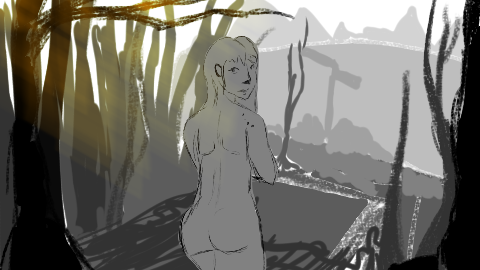
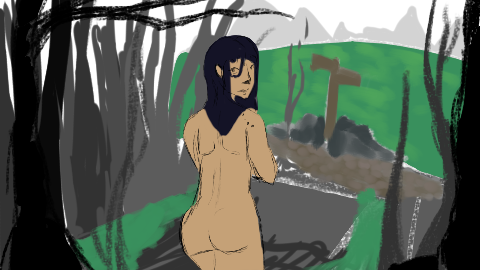
Layer changes from the first w=480, h=270 image to the second:
hid "light", painted on it over [0, 0, 256, 192]
painted on "foreground" over [0, 0, 468, 270]
painted on "nearforeground" over [64, 0, 468, 270]
added group "hestia" with 3 layers in group "final" over [128, 0, 320, 270]
moved "hestia_lines" into group "hestia" over [128, 0, 320, 270]
added layer "Paint Layer 57" in group "hestia" over [128, 0, 320, 270]
moved "hestia_color" into group "hestia", painted on it over [128, 0, 320, 270]
added layer "Paint Layer 58" in group "final" over [64, 128, 448, 270]
painted on "path" over [0, 0, 468, 270]
painted on "Paint Layer 53" over [128, 0, 468, 256]
painted on "Paint Layer 51" over [0, 0, 468, 270]
painted on "Plano de fundo" over [0, 0, 468, 270]
